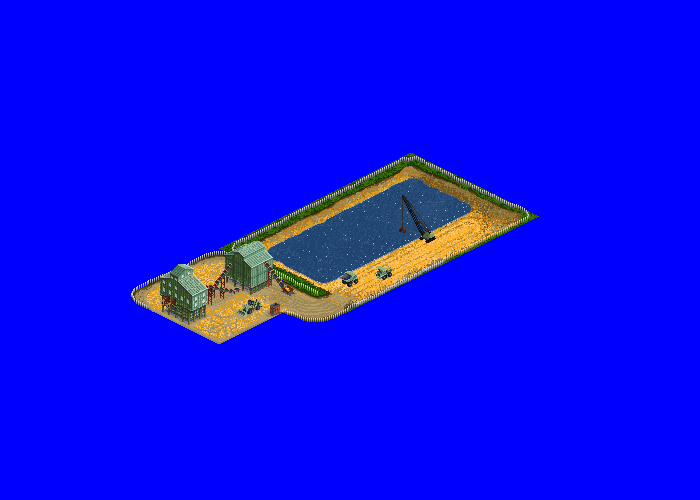
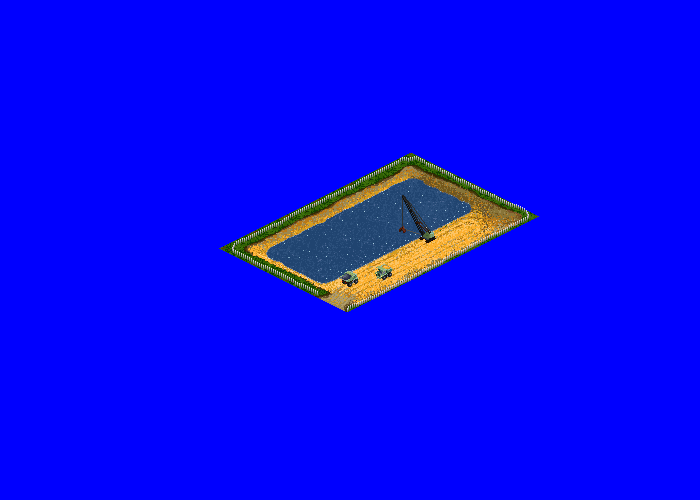
Layered file, before and after one edit (700 × 500). Changes by layer:
hid group "Processor layout 1" (36 layers) over [131, 241, 347, 344]
hid group "corner top" (2 layers) over [187, 251, 251, 280]
